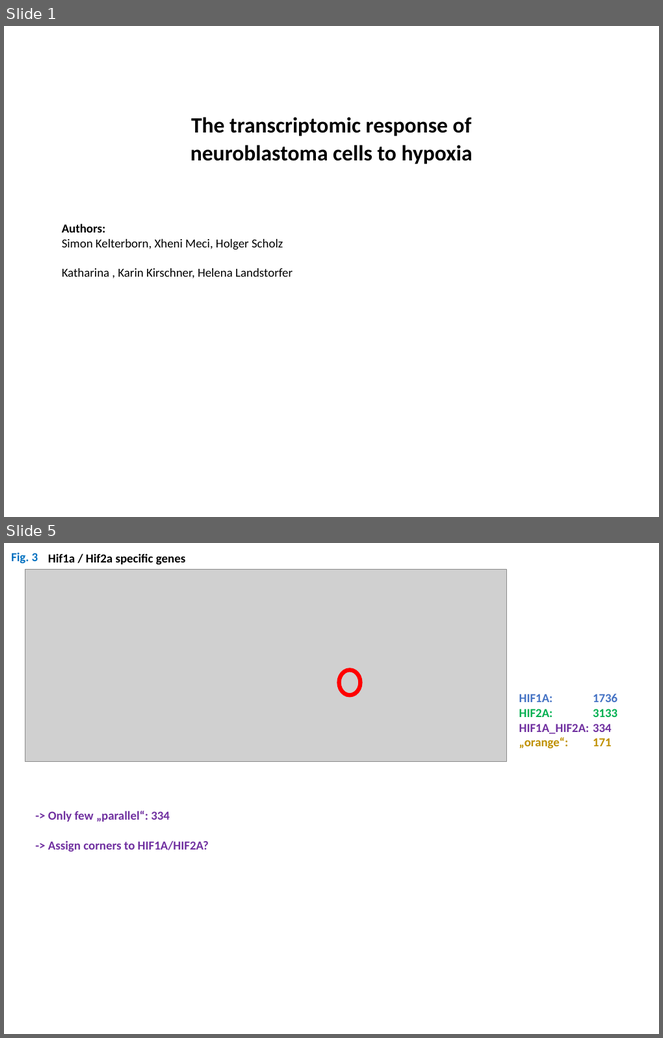
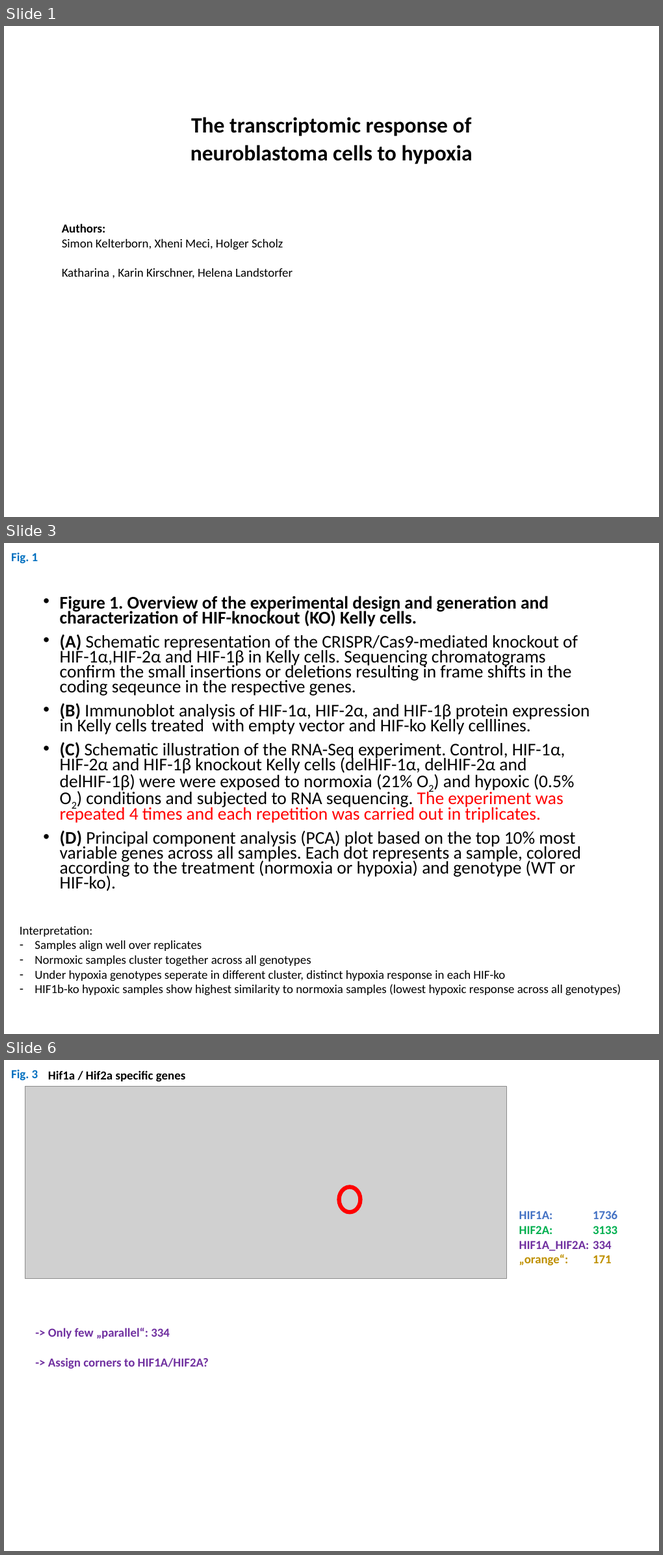
Before and after one commit to DNAborn/RNAseq_Kelly_Hx, a slide deck: 4_manuscript/Figures2.pptx. Shown one above the other, each under a label of ours: slides 1 and 5 before the commit, slides 1, 3 and 6 after it; the slides between them are not shown. The pictures are 663x1038 and 663x1555 pixels, drawn with LibreOffice and Linux fonts; fonts in the diff are those of the drawing; grey boxes stand for pictures. Boxes give left, top, right and bottom in pixels: in the first picture for what was removed or moved away, otherwise in the second. Text is boxed around its words. In the diff, an @@ line names an element or a change of style, - is before the commit and + after.

```diff
--- a/4_manuscript/Figures2.pptx
+++ b/4_manuscript/Figures2.pptx
@@ slide 3 added at [4,543,659,1034], background #FFFFFF @@
@@ text added at [11,553,38,564], 18 pt, text #0070C0, bold @@
+Fig. 1
@@ text added at [60,596,590,891], 26.1 pt, text #000000 @@
+• Figure 1. Overview of the experimental design and generation and characterization of HIF-knockout (KO) Kelly cells.
+• (A) Schematic representation of the CRISPR/Cas9-mediated knockout of HIF-1α,HIF-2α and HIF-1β in Kelly cells. Sequencing chromatograms confirm the small insertions or deletions resulting in frame shifts in the coding seqeunce in the respective genes.
+• (B) Immunoblot analysis of HIF-1α, HIF-2α, and HIF-1β protein expression in Kelly cells treated with empty vector and HIF-ko Kelly celllines.
+• (C) Schematic illustration of the RNA-Seq experiment. Control, HIF-1α, HIF-2α and HIF-1β knockout Kelly cells (delHIF-1α, delHIF-2α and delHIF-1β) were were exposed to normoxia (21% O2) and hypoxic (0.5% O2) conditions and subjected to RNA sequencing. The experiment was repeated 4 times and each repetition was carried out in triplicates.
+• (D) Principal component analysis (PCA) plot based on the top 10% most variable genes across all samples. Each dot represents a sample, colored according to the treatment (normoxia or hypoxia) and genotype (WT or HIF-ko).
@@ text added at [20,927,621,996], 18 pt, text #000000 @@
+Interpretation:
+– Samples align well over replicates
+– Normoxic samples cluster together across all genotypes
+– Under hypoxia genotypes seperate in different cluster, distinct hypoxia response in each HIF-ko
+– HIF1b-ko hypoxic samples show highest similarity to normoxia samples (lowest hypoxic response across all genotypes)
@@ what was slide 5 is now slide 6 @@
```
Also in this commit, not shown: 2 slides changed, 6 other slides added, 1 slide removed.
